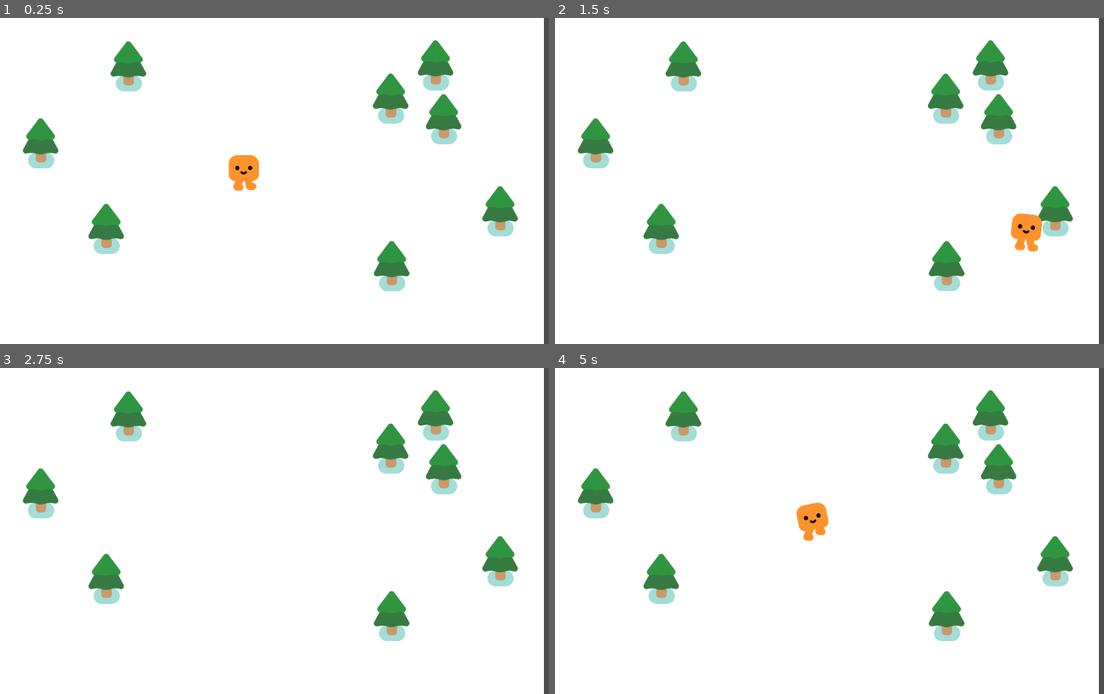
Above: before the commit, frames 1-4 (two rows, left to right).
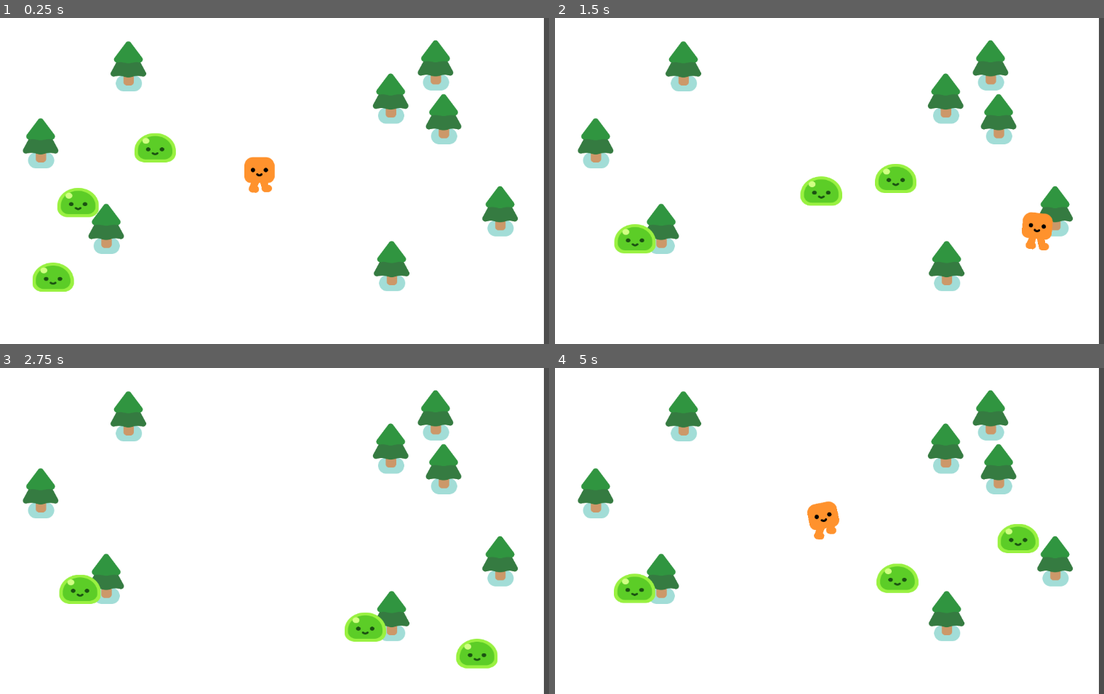
Above: after the commit, the same moments.

Repository: Elie-rgb/Sprint-Build
Game: Godot game, scene res://survivors_game.tscn
Same seed, same stepped clock (60 frames per second), same inputs: the game is played once before the commit and once after it.
Inputs:
- Up to frame 1 (0.25 s): no input
- Up to frame 2 (1.5 s): hold D (move_right) 0.53-1.28 s; hold S (move_down) from 1.28 s (still down)
- Up to frame 3 (2.75 s): release S (move_down) at 2.03 s; hold D (move_right) from 2.03 s (still down)
- Up to frame 4 (5 s): release D (move_right) at 2.78 s; hold W (move_up) 2.78-3.53 s; hold A (move_left) from 3.53 s (still down)

The runs differ from the first frame. In frame 1, 2.4% of the frame differs, in the area x 5-51%, y 35-84%; in frame 2, 2.3%; in frame 3, 1.8%; in frame 4, 2.3%.

Commit message:
mobs
i made the enemy follow it

Diff:
--- /dev/null
+++ b/mobs.gd
@@ -0,0 +1,10 @@
+extends CharacterBody2D
+
+
+@onready var player = get_node("/root/Game/Player")
+
+
+func _physics_process(delta):
+	var direction = global_position.direction_to(player.global_position)
+	velocity = direction * 300
+	move_and_slide()
--- /dev/null
+++ b/mobs.tscn
@@ -0,0 +1,16 @@
+[gd_scene format=3 uid="uid://b4bg70fopdc2h"]
+
+[ext_resource type="Script" uid="uid://cpc5ep71w88ov" path="res://mobs.gd" id="1_55qyv"]
+[ext_resource type="PackedScene" uid="uid://ogik4s70pgwl" path="res://characters/slime/slime.tscn" id="1_q5m6u"]
+
+[sub_resource type="CircleShape2D" id="CircleShape2D_55qyv"]
+radius = 47.010635
+
+[node name="Mobs" type="CharacterBody2D" unique_id=382337161]
+script = ExtResource("1_55qyv")
+
+[node name="Slime" parent="." unique_id=2008890567 instance=ExtResource("1_q5m6u")]
+
+[node name="CollisionShape2D" type="CollisionShape2D" parent="." unique_id=69822087]
+position = Vector2(0, -27)
+shape = SubResource("CircleShape2D_55qyv")
--- a/survivors_game.tscn
+++ b/survivors_game.tscn
@@ -2,6 +2,7 @@
 
 [ext_resource type="PackedScene" uid="uid://doux7sfcc3o73" path="res://player.tscn" id="1_3cish"]
 [ext_resource type="PackedScene" uid="uid://dp80gs76vwph" path="res://pine_tree.tscn" id="2_y3pti"]
+[ext_resource type="PackedScene" uid="uid://b4bg70fopdc2h" path="res://mobs.tscn" id="3_l26od"]
 
 [node name="Game" type="Node2D" unique_id=1501740743]
 y_sort_enabled = true
@@ -10,8 +11,8 @@
 offset_right = 1142.0
 offset_bottom = 655.0
 
-[node name="CharacterBody2D" parent="." unique_id=1723201182 instance=ExtResource("1_3cish")]
-position = Vector2(548.0002, 338)
+[node name="Player" parent="." unique_id=1723201182 instance=ExtResource("1_3cish")]
+position = Vector2(579.00006, 342)
 
 [node name="PineTree" parent="." unique_id=2125226169 instance=ExtResource("2_y3pti")]
 position = Vector2(275, 452)
@@ -34,5 +35,17 @@
 [node name="PineTree7" parent="." unique_id=2078676224 instance=ExtResource("2_y3pti")]
 position = Vector2(1056, 417)
 
+[node name="Mobs" parent="." unique_id=382337161 instance=ExtResource("3_l26od")]
+position = Vector2(144, 400)
+scale = Vector2(0.7599994, 0.6464478)
+
+[node name="Mobs2" parent="." unique_id=751003033 instance=ExtResource("3_l26od")]
+position = Vector2(299, 260)
+scale = Vector2(0.7599994, 0.6464478)
+
+[node name="Mobs3" parent="." unique_id=1210810603 instance=ExtResource("3_l26od")]
+position = Vector2(101.00006, 571)
+scale = Vector2(0.7599994, 0.6464478)
+
 [node name="PineTree8" parent="." unique_id=1431064511 instance=ExtResource("2_y3pti")]
 position = Vector2(841, 526)
Not shown, added: mobs.gd.uid
